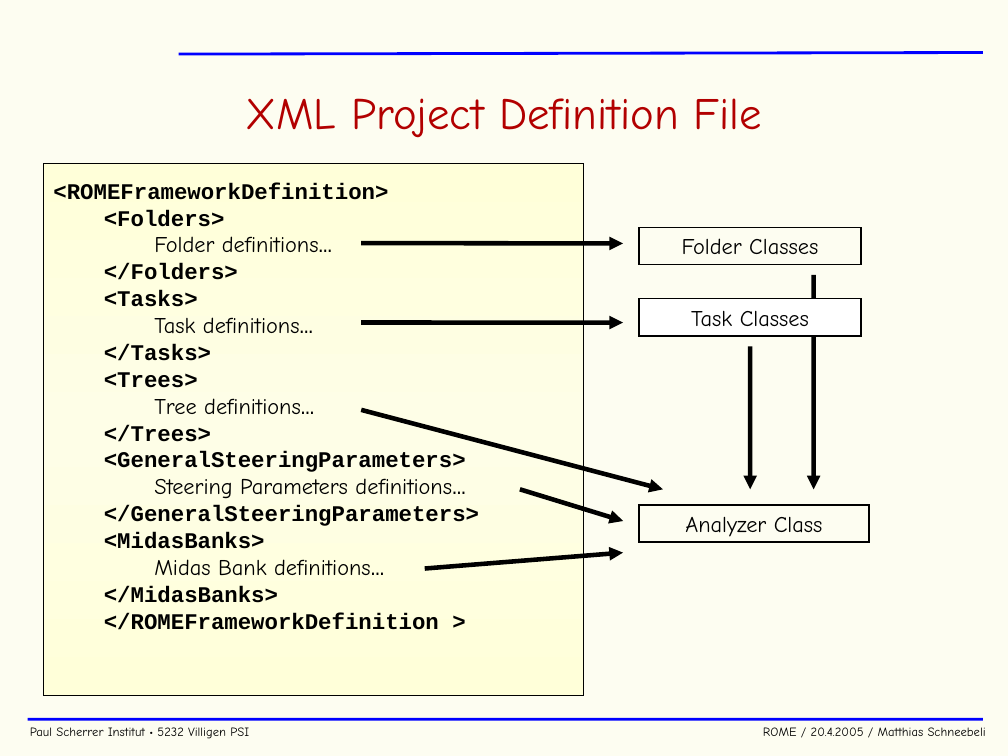
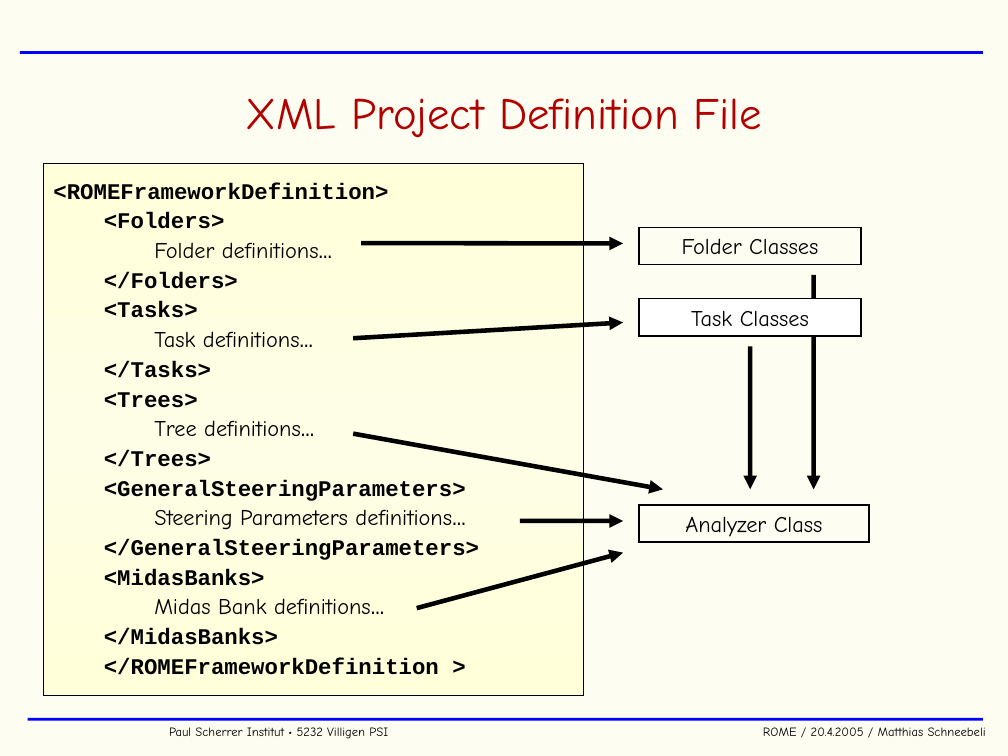
Before and after one commit to cjpl/rome, a slide deck: slide 22 of documentation/ROME.ppt (slide 23 before the commit). Drawn at 1008x756 pixels with LibreOffice and Linux fonts; fonts in the diff are those of the drawing; background and template pictures are left out. Boxes give left, top, right and bottom in pixels: in the first picture for what was removed or moved away, otherwise in the second. Text is boxed around its words. In the diff, an @@ line names an element or a change of style, - is before the commit and + after.

Commit message:
histo and path in definition xml

```diff
--- a/documentation/ROME.ppt
+++ b/documentation/ROME.ppt
@@ line moved from (178, 54) - (983, 52) to (20, 52) - (983, 52) @@
@@ text "<ROMEFrameworkDefinition>" at box(53, 183, 479, 675): more space between paragraphs @@
@@ arrow moved from (361, 323) - (623, 323) to (353, 339) - (623, 323) @@
@@ arrow moved from (361, 410) - (663, 489) to (353, 433) - (663, 489) @@
@@ arrow moved from (520, 489) - (623, 521) to (520, 521) - (623, 521) @@
@@ arrow moved from (424, 569) - (623, 552) to (416, 608) - (623, 552) @@
@@ text "Paul Scherrer Institut • 5232 ..." rewrapped from box(30, 727, 986, 739) to box(169, 727, 986, 739) @@
```
Also in this commit, not shown: 54 other slides changed, 1 slide added, 6 other files.
